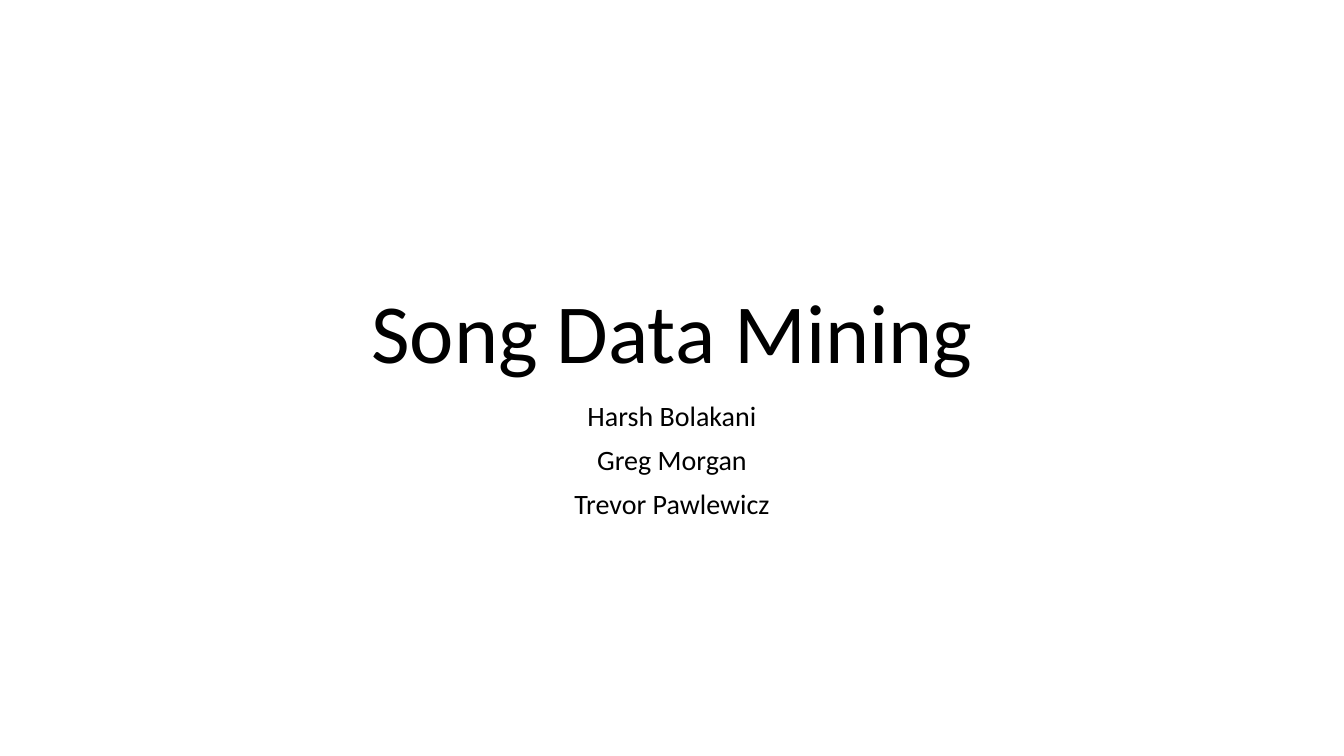
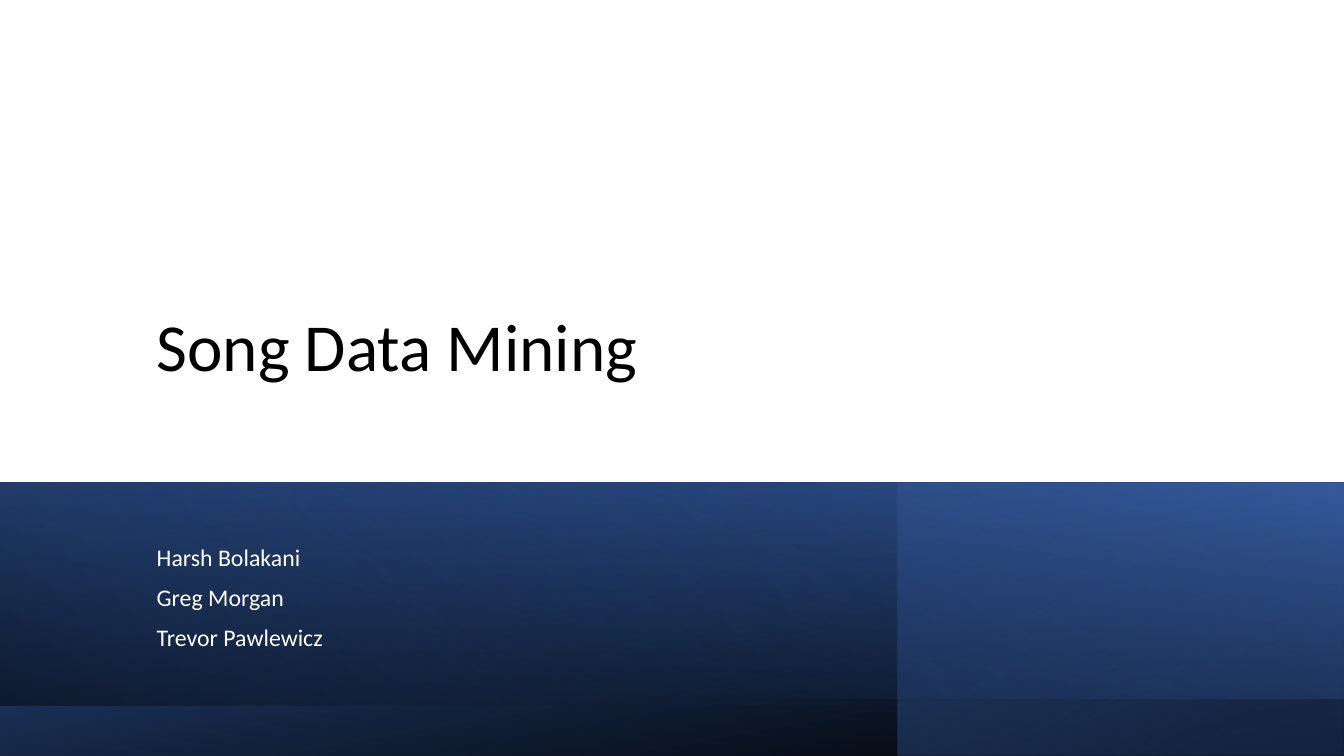
Before and after one commit to TrevorPawlewicz/DSCI-511-Course-Project, a slide deck: slide 1 of Presentation PowerPoint/Project-Presentation-Template.pptx. Drawn at 1344x756 pixels with LibreOffice and Linux fonts; fonts in the diff are those of the drawing. Boxes give left, top, right and bottom in pixels: in the first picture for what was removed or moved away, otherwise in the second. Text is boxed around its words. In the diff, an @@ line names an element or a change of style, - is before the commit and + after.

```diff
--- a/Presentation PowerPoint/Project-Presentation-Template.pptx
+++ b/Presentation PowerPoint/Project-Presentation-Template.pptx
@@ title "Song Data Mining" moved from (x1=371, y1=305, x2=972, y2=378) to (x1=157, y1=324, x2=637, y2=383) @@
@@ title "Song Data Mining" at (x1=157, y1=324, x2=637, y2=383): size 60 to 48 pt; alignment centre to left @@
@@ rectangle added at (x1=0, y1=482, x2=1344, y2=756), fill gradient #2F5597 to #000000 @@
@@ rectangle added at (x1=0, y1=483, x2=1344, y2=699), fill gradient #203864 to #4472C4 @@
@@ rectangle added at (x1=0, y1=483, x2=1344, y2=706), fill gradient #203864 to #000000 @@
@@ rectangle added at (x1=897, y1=482, x2=1344, y2=756), fill gradient #4472C4 to #203864 @@
@@ subtitle "Harsh Bolakani" moved from (x1=574, y1=406, x2=770, y2=515) to (x1=157, y1=549, x2=322, y2=646) @@
@@ subtitle "Harsh Bolakani" at (x1=157, y1=549, x2=322, y2=646): size 20 to 17 pt, text colour #000000 to #FFFFFF; alignment centre to left; vertical alignment top to middle @@
```
Also in this commit, not shown: 6 other slides changed, 6 slides added, 2 slides removed.
